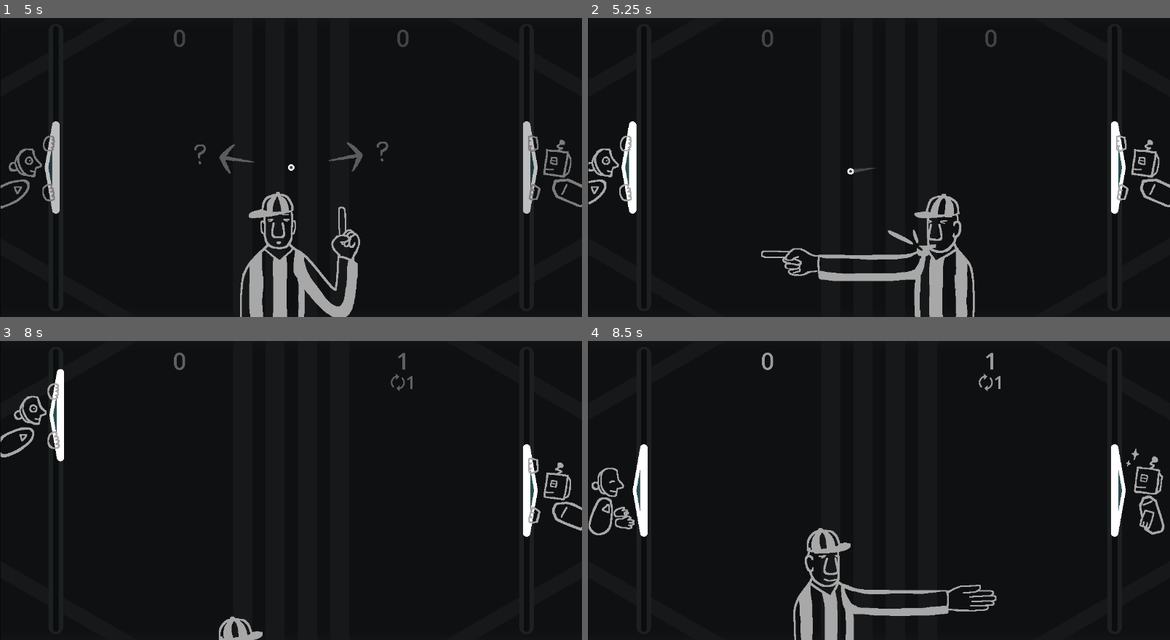
Above: before the commit, frames 1-4 (two rows, left to right).
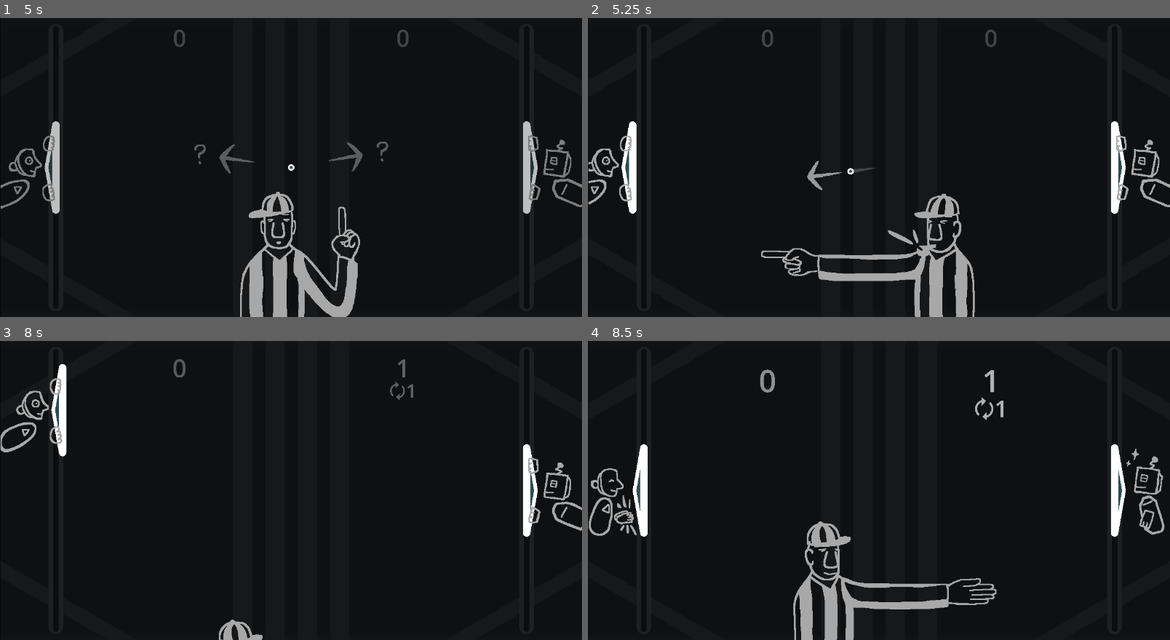
Above: after the commit, the same moments.

Repository: pixerhp/Pixers-Pong
Game: Godot game, scene res://scenes/topscenes/gameplay_topscene.tscn
The game is run twice, just before and just after one commit, with the same random seed, the same clock (stepped at 60 frames per second) and the same inputs.
Inputs (mouse positions are in pixels of both pictures, inside the frame that each line leads up to):
- Up to frame 1 (5 s): move the mouse to (419, 152) at 0.52 s; hold D (plr1_bump_right) 0.53-1.28 s; tap Shift (plr1_slow) at 0.6, 2.1, 3.6 s; click (419, 152) at 0.67 s; move the mouse to (174, 182) at 1.27 s; hold S (plr1_down) 1.28-2.03 s; tap Keypad 0 (plr2_slow) at 1.35, 2.85, 4.35 s; move the mouse to (349, 101) at 2.02 s; hold D (plr1_bump_right) 2.03-2.78 s; move the mouse to (261, 227) at 2.77 s; hold W (plr1_up) 2.78-3.53 s; click (261, 227) at 2.92 s; move the mouse to (465, 212) at 3.52 s; hold A (plr1_bump_left) from 3.53 s (still down); move the mouse to (116, 122) at 4.27 s
- Up to frame 2 (5.25 s): move the mouse to (908, 167) at 5.02 s; release A (plr1_bump_left) at 5.03 s; hold S (plr1_down) from 5.03 s (still down); tap Shift (plr1_slow) at 5.1 s; click (908, 167) at 5.17 s
- Up to frame 3 (8 s): move the mouse to (203, 415) at 5.77 s; release S (plr1_down) at 5.78 s; hold D (plr1_bump_right) 5.78-6.53 s; tap Keypad 0 (plr2_slow) at 5.85, 7.35 s; move the mouse to (419, 475) at 6.52 s; hold W (plr1_up) 6.53-7.28 s; tap Shift (plr1_slow) at 6.6 s; move the mouse to (174, 505) at 7.27 s; hold D (plr1_bump_right) from 7.28 s (still down); click (174, 505) at 7.42 s
- Up to frame 4 (8.5 s): move the mouse to (937, 424) at 8.02 s; release D (plr1_bump_right) at 8.03 s; hold S (plr1_down) from 8.03 s (still down); tap Shift (plr1_slow) at 8.1 s

Frame 1 is identical in both runs. In frame 2, 0.1% of the frame differs, in the area x 37-44%, y 47-58%; in frame 3, 1.6%; in frame 4, 3.3%, in the area x 0-72%, y 3-100%.

Commit message:
Largely finish the serving animations

Diff:
--- a/scripts/gameplay_script.gd
+++ b/scripts/gameplay_script.gd
@@ -130,6 +130,10 @@
 	%RightScoreStreak.rotation = %LeftScoreStreak.rotation
 	%LeftScoreStreak.modulate.a = 0.24
 	%RightScoreStreak.modulate.a = %LeftScoreStreak.modulate.a
+	%LeftScoreStreak/%ScoreContainer.rotation = 0.0
+	%LeftScoreStreak/%StreakContainer.rotation = 0.0
+	%RightScoreStreak/%ScoreContainer.rotation = 0.0
+	%RightScoreStreak/%StreakContainer.rotation = 0.0
 func reset_paddles():
 	%LeftPaddle.position = Vector2(120, Globals.GAME_SIZE.y / 2.0)
 	%RightPaddle.position = Vector2(Globals.GAME_SIZE.x - 120, Globals.GAME_SIZE.y / 2.0)
@@ -195,6 +199,8 @@
 		if (ratio < 0.5) else
 		(1 - (pow((-2.0 * ratio) + 2, power) / 2.0)))
 
+
+var arrow_serve_angle: float = 0.0 # (Used in animations for the arrow to point in the serve direction.)
 
 # Constants, variables and code related to the 'first serve' that occurs when you start playing:
 var first_serve_start_time: int = Time.get_ticks_msec()
@@ -265,7 +271,7 @@
 	%PrimaryArrowPointer/%QuestionSprite.visible = %PrimaryArrowPointer.visible
 	%SecondaryArrowPointer/%QuestionSprite.visible = %PrimaryArrowPointer/%QuestionSprite.visible
 	%PrimaryArrowPointer.modulate = Color(1.0, 1.0, 1.0,
-		clampf(proportion_from_range(playthrough, ARROWS_FADEIN_START, ARROWS_FADEIN_END) / 2.0, 0.0, 0.5))
+		clampf(proportion_from_range(playthrough, ARROWS_FADEIN_START, ARROWS_FADEIN_END) * 0.5, 0.0, 0.5))
 	%SecondaryArrowPointer.modulate = %PrimaryArrowPointer.modulate
 	# Arrow pointers movement:
 	%PrimaryArrowPointer/%RotationContainer.rotation_degrees = (
@@ -282,35 +288,45 @@
 	reset_arrow_pointers()
 	reset_ball()
 	ball_velocity = random_serve_velocity()
+	arrow_serve_angle = ball_velocity.angle()
 
 const FIRST_SERVE_P2_DURATION: int = 1500
 func handle_first_serve_p2_animation(playthrough: float):
-	const POINTING_LOWERING_SPLIT: float = 0.666666
+	const REF_POINTING_LOWERING_SPLIT: float = 0.666666
 	# Referee animation handling:
-	if (playthrough > POINTING_LOWERING_SPLIT) or is_equal_approx(ball_velocity.x, 0.0):
+	if (playthrough > REF_POINTING_LOWERING_SPLIT) or is_equal_approx(ball_velocity.x, 0.0):
 		%Referee.scale.x = 1.0
 		%Referee.play("idle")
 	else:
 		%Referee.play("serve_gesture")
 		%Referee.scale.x = (-1.0 if (ball_velocity.x < 0.0) else 1.0)
 	# Referee position handling:
-	if (playthrough > POINTING_LOWERING_SPLIT):
+	if (playthrough > REF_POINTING_LOWERING_SPLIT):
 		%Referee.position.y = (
 			(Globals.GAME_SIZE.y - 144.0) +
-			288.0 * proportion_from_range(playthrough, POINTING_LOWERING_SPLIT, 1.0)
+			288.0 * proportion_from_range(playthrough, REF_POINTING_LOWERING_SPLIT, 1.0)
 		)
+	# Arrow point and fadeout:
+	const ARROW_FADEOUT_START: float = 0.0
+	const ARROW_FADEOUT_END: float = 0.5
+	%PrimaryArrowPointer.visible = true
+	%PrimaryArrowPointer.modulate = Color(1.0,1.0,1.0,
+		(1.0 - clampf(ease_out(proportion_from_range(playthrough, ARROW_FADEOUT_START, ARROW_FADEOUT_END), 0.25), 0.0, 1.0)))
+	%PrimaryArrowPointer/%RotationContainer.rotation = arrow_serve_angle
 
 var first_serve_p2_to_conclude: bool = false
 func handle_first_serve_p2_conclusion():
 	reset_referee()
+	reset_arrow_pointers()
 
 var winloss_reserve_ball_s_pos: Vector2 = Vector2()
 var winloss_reserve_lpad_s_pos: Vector2 = Vector2()
 var winloss_reserve_rpad_s_pos: Vector2 = Vector2()
 func checkdo_winloss_condition():
 	# Check whether the ball is significantly past the left/right paddle:
-	const EDGE_CLEARANCE: float = 60.0
-	if not (abs(%Ball.position.x - (Globals.GAME_SIZE.x / 2.0)) > ((Globals.GAME_SIZE.x / 2.0) + EDGE_CLEARANCE)):
+	const SECONDS_OFFSCREEN_BEFORE_RESERVE: float = 0.25
+	var edge_clearance: float = BALL_Y_TOPLIMIT + (abs(ball_velocity.x) * SECONDS_OFFSCREEN_BEFORE_RESERVE)
+	if not (abs(%Ball.position.x - (Globals.GAME_SIZE.x / 2.0)) > ((Globals.GAME_SIZE.x / 2.0) + edge_clearance)):
 		return
 	# Change player scores/streaks:
 	if (%Ball.position.x < (Globals.GAME_SIZE.x / 2.0)):
@@ -351,9 +367,7 @@
 		winloss_reserve_p2_to_conclude = false
 		handle_winloss_reserve_p2_conclusion()
 
-# !!! Note: plan is to make the scores opaque, scale them up and move them,
-# and rotate them back and forth slightly after a win/lose, and then transition them back to normal.
-const WINLOSS_RESERVE_P1_DURATION: int = 5000
+const WINLOSS_RESERVE_P1_DURATION: int = 4500
 func handle_winloss_reserve_p1_animation(playthrough: float):
 	var weight: float
 	# Referee slide-in animation:
@@ -377,18 +391,29 @@
 			%Referee.play("count_2")
 		else:
 			%Referee.play("count_1")
-	# Score/streak color:
+	# Score/streak animation:
 	const SCORE_FADEIN_START: float = 0.0
 	const SCORE_FADEIN_END: float = 0.2
-	const SCORE_FADEOUT_START: float = 0.5
-	const SCORE_FADEOUT_END: float = REF_COUNT_START
-	%LeftScoreStreak.modulate = Color(1.0, 1.0, 1.0, 0.24 +
-		clampf(
-			(proportion_from_range(playthrough, SCORE_FADEIN_START, SCORE_FADEIN_END)
-			if (playthrough < SCORE_FADEOUT_START) else
-			proportion_from_range(playthrough, SCORE_FADEIN_START, SCORE_FADEIN_END)),
-			0.0, 1.0) * 0.5)
-	%RightScoreStreak.modulate = %LeftScoreStreak.modulate
+	const SCORE_FADEOUT_START: float = REF_COUNT_START
+	const SCORE_FADEOUT_END: float = REF_COUNT_MID2
+	weight = (
+		(proportion_from_range(playthrough, SCORE_FADEIN_START, SCORE_FADEIN_END)
+		if (playthrough < SCORE_FADEOUT_START) else
+		(1.0 - proportion_from_range(playthrough, SCORE_FADEOUT_START, SCORE_FADEOUT_END))))
+	%LeftScoreStreak.modulate = Color(1.0,1.0,1.0, 0.24 + ((0.6 if (Globals.plr1_streak > 0) else 0.4) * clampf(weight, 0.0, 1.0)))
+	%RightScoreStreak.modulate = Color(1.0,1.0,1.0, 0.24 + ((0.6 if (Globals.plr2_streak > 0) else 0.4) * clampf(weight, 0.0, 1.0)))
+	%LeftScoreStreak.position.y = 70.0 + (55.0 * ease_out(clampf(weight, 0.0, 1.0), 2.0))
+	%RightScoreStreak.position.y = %LeftScoreStreak.position.y
+	%LeftScoreStreak.scale.x = 0.2 + (0.1 * ease_out(clampf(weight, 0.0, 1.0), 0.75))
+	%LeftScoreStreak.scale.y = %LeftScoreStreak.scale.x
+	%RightScoreStreak.scale = %LeftScoreStreak.scale
+	var rot: float = ((8.0 * clampf(weight, 0.0, 1.0)) * sin(float(Time.get_ticks_msec()) / (1000.0 / TAU)))
+	if (Globals.plr1_streak > 0):
+		%LeftScoreStreak/%ScoreContainer.rotation_degrees = rot
+		%LeftScoreStreak/%StreakContainer.rotation = %LeftScoreStreak/%ScoreContainer.rotation
+	else:
+		%RightScoreStreak/%ScoreContainer.rotation_degrees = rot
+		%RightScoreStreak/%StreakContainer.rotation = %RightScoreStreak/%ScoreContainer.rotation
 	# Paddles sliding animation:
 	const PADS_SLIDE_START: float = 0.0
 	const PADS_SLIDE_END: float = 0.1
@@ -433,25 +458,49 @@
 	const BALL_RETURN_END: float = ARROWS_FADEIN_START
 	weight = ease_out(clampf(proportion_from_range(playthrough, BALL_RETURN_START, BALL_RETURN_END), 0.0, 1.0), 3.0)
 	%Ball.position = ((winloss_reserve_ball_s_pos * (1.0 - weight)) + ((Globals.GAME_SIZE / 2.0) * weight))
+	# Use ball trail:
+	balltrail_positions.append(%Ball.position)
+	balltrail_times.append(Time.get_ticks_msec())
+	update_ball_trail()
 
 var winloss_reserve_p1_to_conclude: bool = false
 func handle_winloss_reserve_p1_conclusion():
-	reset_referee()
+	reset_scores_visuals()
 	reset_paddles()
 	reset_arrow_pointers()
-
+	reset_balltrail()
 	reset_ball()
 	ball_velocity = random_serve_velocity()
-
-const WINLOSS_RESERVE_P2_DURATION: int = 1000
+	arrow_serve_angle = ball_velocity.angle()
+
+const WINLOSS_RESERVE_P2_DURATION: int = 1250
 func handle_winloss_reserve_p2_animation(playthrough: float):
-	pass
+	const REF_POINTING_LOWERING_SPLIT: float = 0.5
+	# Referee animation handling:
+	if (playthrough > REF_POINTING_LOWERING_SPLIT) or is_equal_approx(ball_velocity.x, 0.0):
+		%Referee.scale.x = 1.0
+		%Referee.play("idle")
+	else:
+		%Referee.play("serve_gesture")
+		%Referee.scale.x = (-1.0 if (ball_velocity.x < 0.0) else 1.0)
+	# Referee position handling:
+	if (playthrough > REF_POINTING_LOWERING_SPLIT):
+		%Referee.position.y = (
+			(Globals.GAME_SIZE.y - 144.0) +
+			288.0 * proportion_from_range(playthrough, REF_POINTING_LOWERING_SPLIT, 1.0)
+		)
+	# Arrow point and fadeout:
+	const ARROW_FADEOUT_START: float = 0.0
+	const ARROW_FADEOUT_END: float = 0.5
+	%PrimaryArrowPointer.visible = true
+	%PrimaryArrowPointer.modulate = Color(1.0,1.0,1.0,
+		(1.0 - clampf(ease_out(proportion_from_range(playthrough, ARROW_FADEOUT_START, ARROW_FADEOUT_END), 0.25), 0.0, 1.0)))
+	%PrimaryArrowPointer/%RotationContainer.rotation = arrow_serve_angle
 
 var winloss_reserve_p2_to_conclude: bool = false
 func handle_winloss_reserve_p2_conclusion():
-	reset_scores_visuals()
 	reset_referee()
-	pass
+	reset_arrow_pointers()
 
 # [a temporary placeholder for re-serving the ball, has no animations or variation]
 func temptest_reserve_ball():
